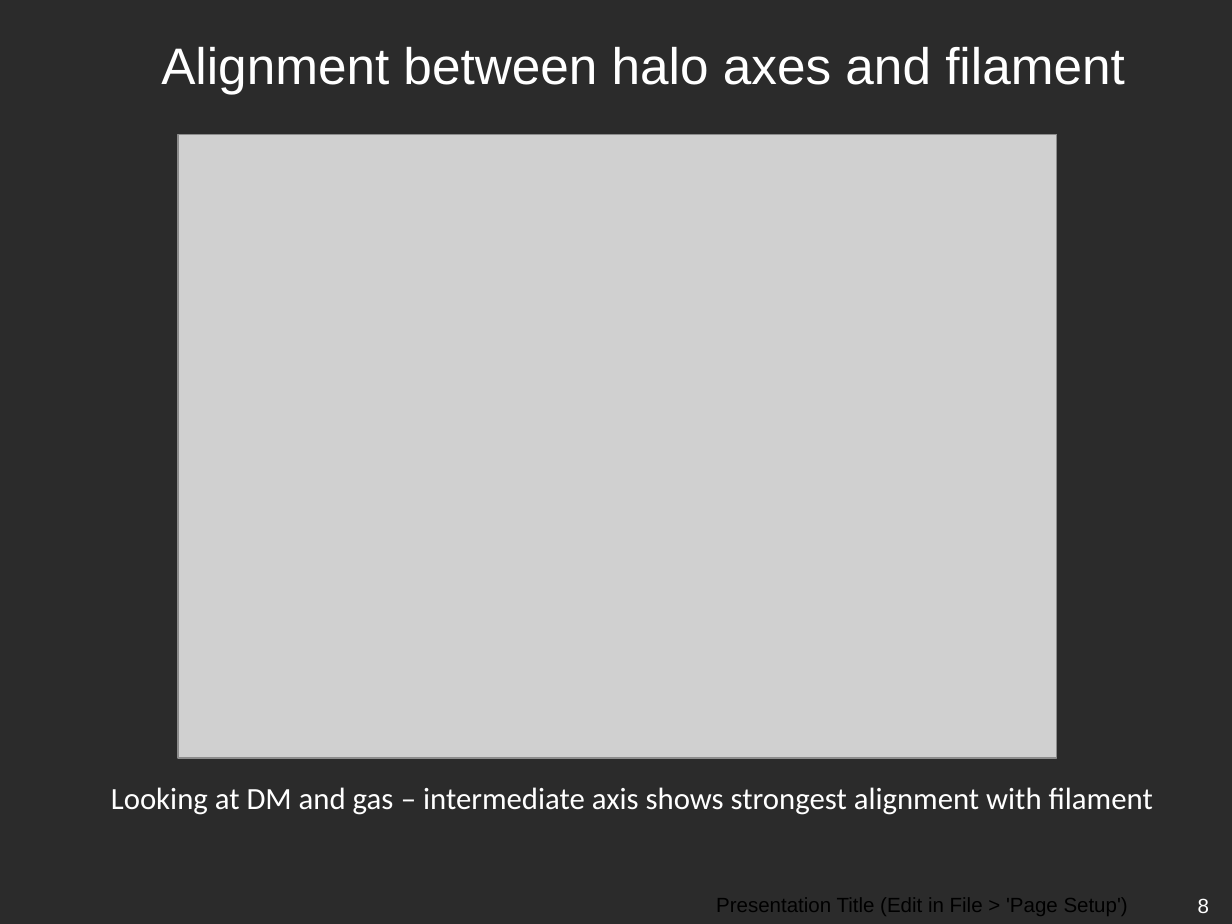
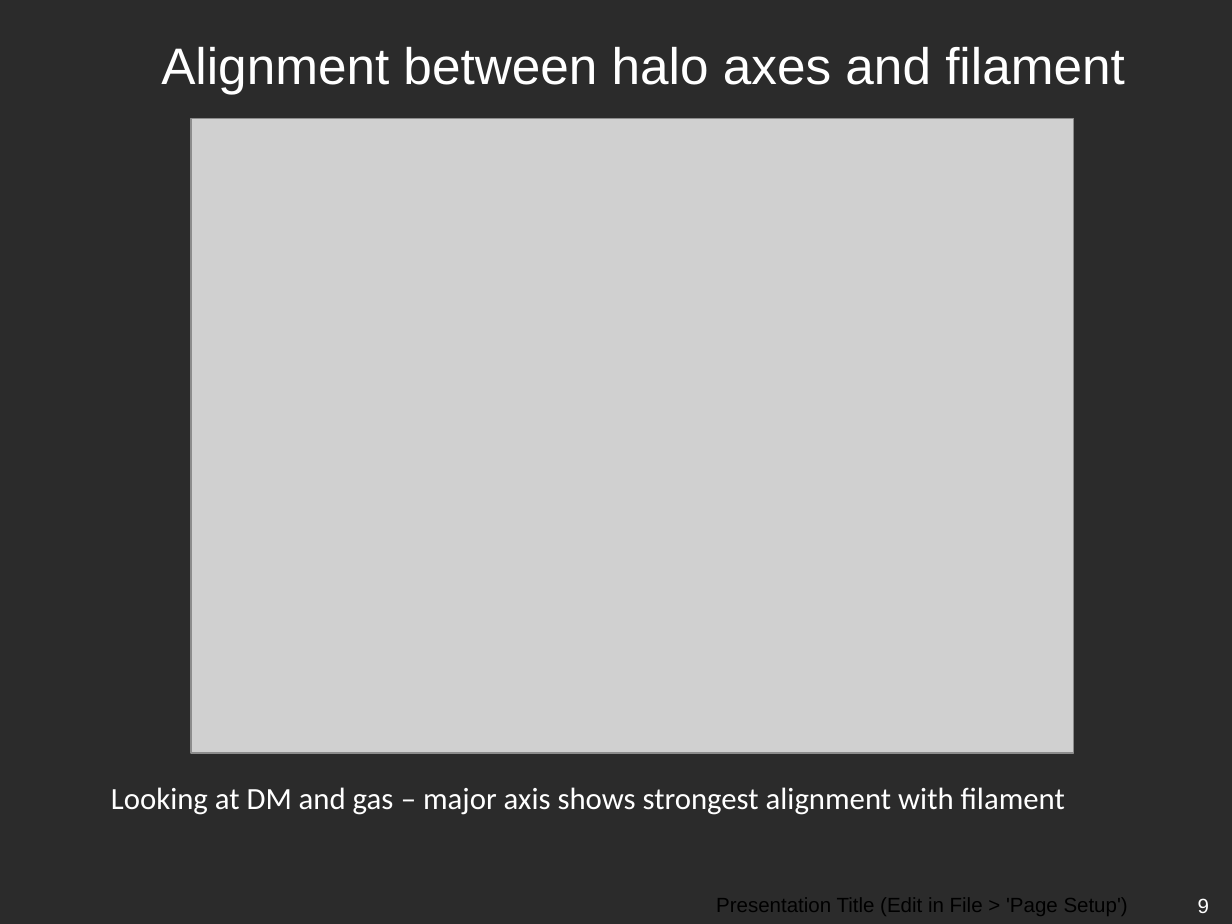
Before and after one commit to emilyhackett/icrar_report, a slide deck: slide 9 of ICRAR-Black-Powerpoint.pptx (slide 8 before the commit). Drawn at 1232x924 pixels with LibreOffice and Linux fonts; fonts in the diff are those of the drawing; grey boxes stand for pictures; background and template pictures are left out; a plain dark background stands for a picture behind light text. Boxes give left, top, right and bottom in pixels: in the first picture for what was removed or moved away, otherwise in the second. Text is boxed around its words. In the diff, an @@ line names an element or a change of style, - is before the commit and + after.

```diff
--- a/ICRAR-Black-Powerpoint.pptx
+++ b/ICRAR-Black-Powerpoint.pptx
@@ picture: place and size @@
-picture at bbox=[179, 134, 1057, 758]
+picture at bbox=[191, 118, 1074, 753]
@@ text at bbox=[111, 787, 1065, 815]: text changed @@
-Looking at DM and gas – intermediate axis shows strongest alignment with filament
+Looking at DM and gas – major axis shows strongest alignment with filament
@@ page number at bbox=[1198, 898, 1209, 913]: text changed @@
-8
+9
```
Also in this commit, not shown: 4 other slides changed, 2 slides added.
